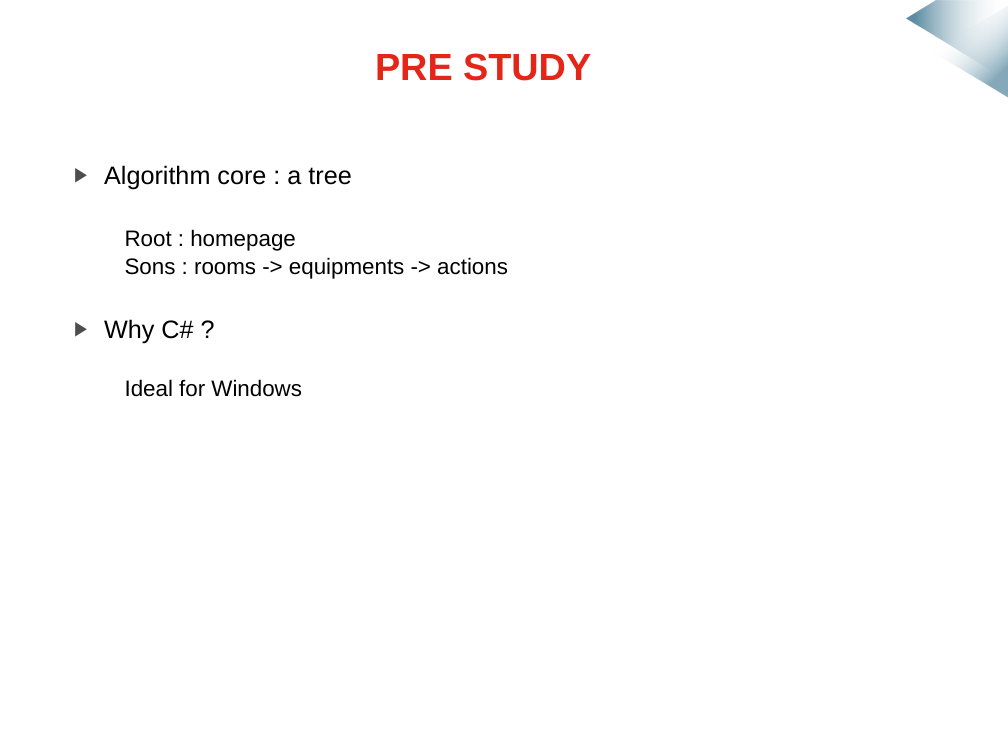
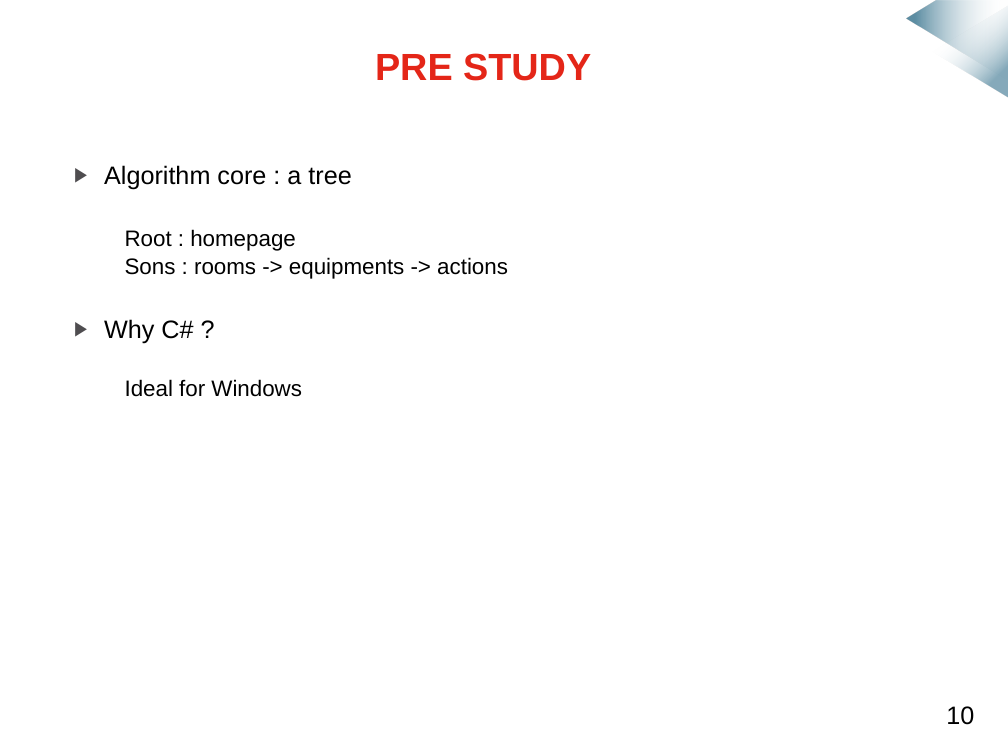
Before and after one commit to mmeven/EP_Domotique_Tablette, a slide deck: slide 9 of Rendu/Diapo_prototype_janvier.pptx. Drawn at 1008x756 pixels with LibreOffice and Linux fonts; fonts in the diff are those of the drawing; background and template pictures are left out. Boxes give left, top, right and bottom in pixels: in the first picture for what was removed or moved away, otherwise in the second. Text is boxed around its words. In the diff, an @@ line names an element or a change of style, - is before the commit and + after.

```diff
--- a/Rendu/Diapo_prototype_janvier.pptx
+++ b/Rendu/Diapo_prototype_janvier.pptx
@@ text added at (x1=946, y1=706, x2=974, y2=725), 18 pt, text #000000 @@
+10
```
Also in this commit, not shown: 13 other slides changed.
